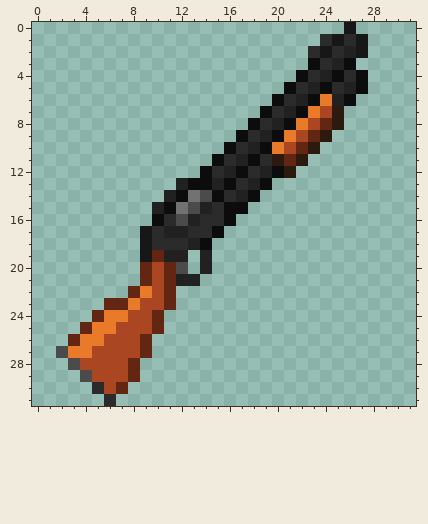
Two states of a pixel-art sprite, Resources/Textures/Nuclear14/Objects/Weapons/Guns/Shotguns/pump.rsi/icon.png. Above is the file before it was changed.
The file is 32x32 pixels. Colours within 5 levels of each other are drawn and written as one.
After the commit:
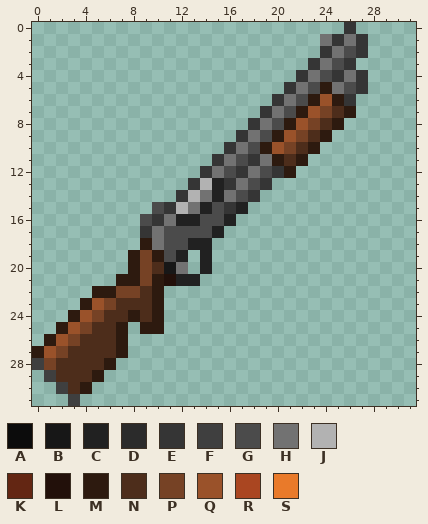
Palette (. is transparent): A #0c0c0c  B #171717  C #212121  D #2b2b2b  E #353535  F #3f3f3f  G #4b4b4b  H #727272  J #b2b2b2  K #632613  L #22100a  M #2d1a0f  N #4d2d1b  P #764225  Q #9a522a  R #aa4621  S #e97a2a
Changes in this commit:
Changed rows in their new state; - is an unchanged pixel.
first column x 0:
 0 --------------------------E-
 1 ------------------------HEHE
 2 -----------------------.EHGE
 3 -----------------------EHGE-
 4 ----------------------EHGEHE
 5 ---------------------EHGMHGE
 6 --------------------EHGMQME-
 7 -------------------EHGMQPNM-
 8 ------------------EHGMQPN---
 9 -----------------EHGMQPN----
10 ----------------EHGMQPN-----
11 ---------------EHGEH-N------
12 --------------EHGEHGE-------
13 ------------.EJ-EHGE--------
14 -----------.EJHCHGE---------
15 ----------GEJH-GEC----------
16 ---------GEHC-GGC-----------
17 ---------EHGGGGC------------
18 ---------MHGG-C-------------
19 --------MPMG----------------
20 --------MPNBH---------------
21 -------MMPML----------------
22 -----MMPPNM.----------------
23 ----MQPNNNM.----------------
24 ---MQPNNMNM-----------------
25 --MQPNNM.MM-----------------
26 -MQPNNNM..------------------
27 MQPNNNNM..------------------
28 FPNNNNM..-------------------
29 -FNNNM...-------------------
30 --FNM...--------------------
31 ---F--.---------------------
Changed places in both pictures, as pixel boxes (x1, y1, x2, y2):
changed: (32, 22, 368, 406)
